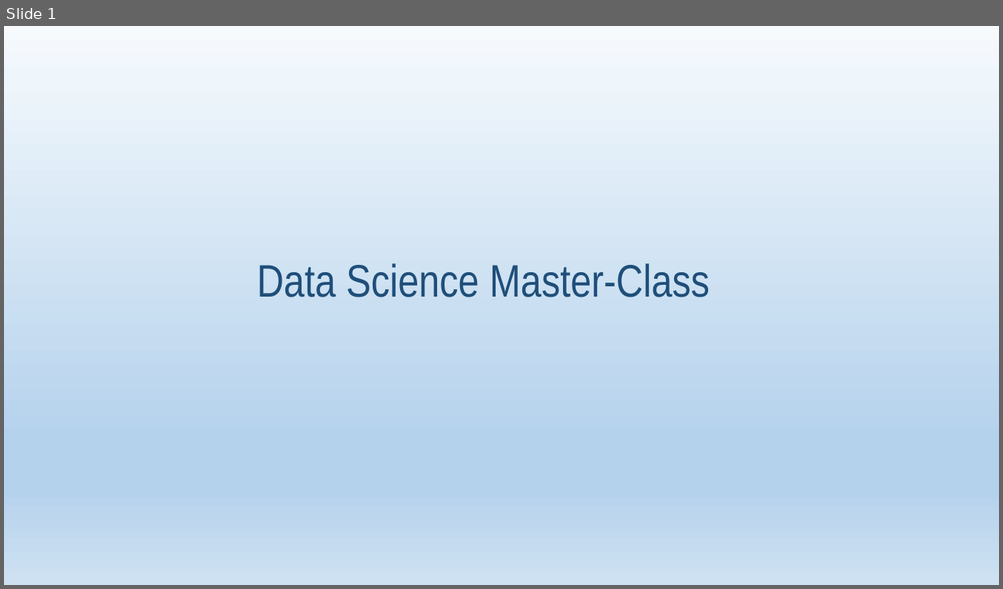
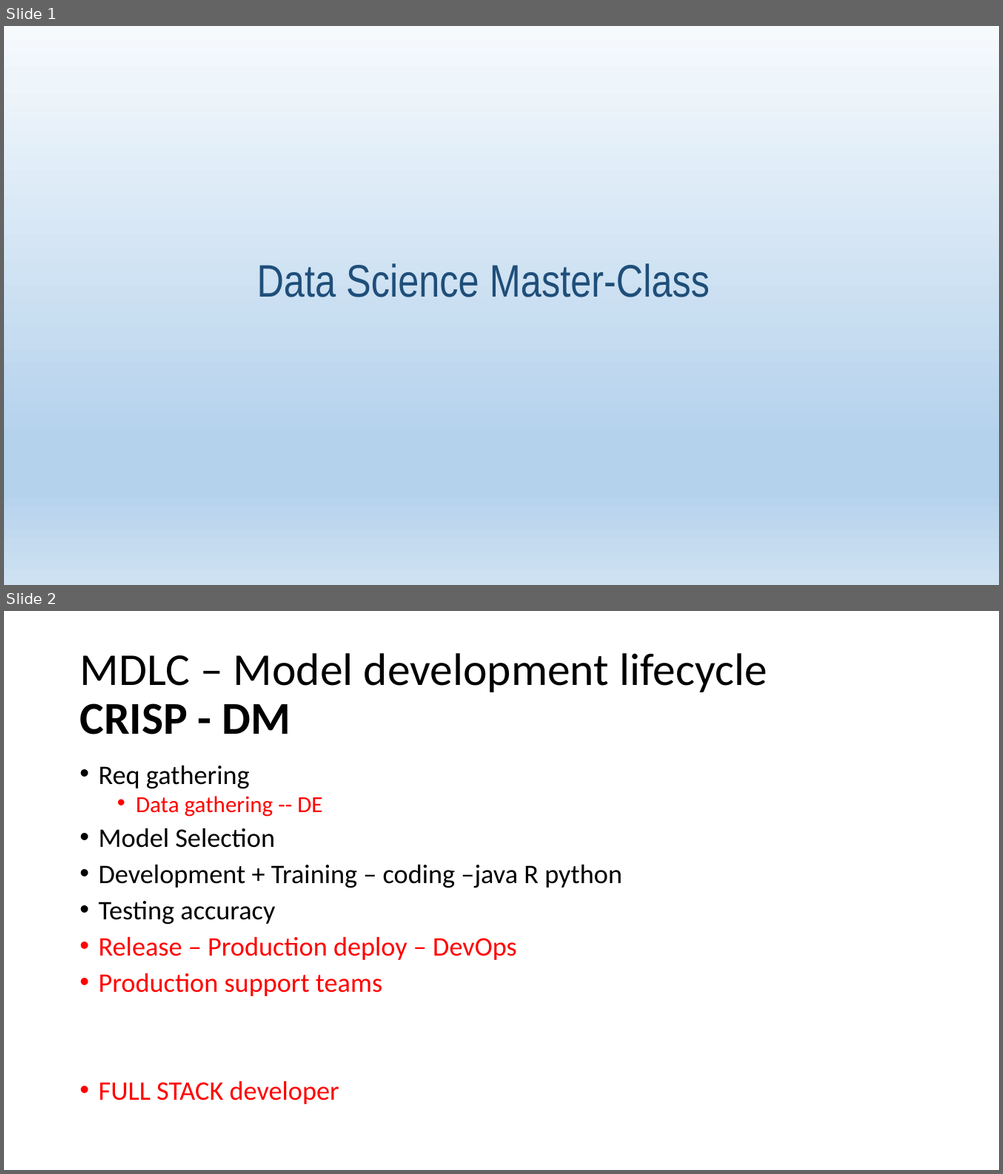
Before and after one commit to rktrojan/DataSciencePython, a slide deck: PPTs/ML.pptx. Shown one above the other, each under a label of ours: slide 1 before the commit, slides 1 and 2 after it. The pictures are 1003x589 and 1003x1174 pixels, drawn with LibreOffice and Linux fonts; fonts in the diff are those of the drawing. Boxes give left, top, right and bottom in pixels: in the first picture for what was removed or moved away, otherwise in the second. Text is boxed around its words. In the diff, an @@ line names an element or a change of style, - is before the commit and + after.

```diff
--- a/PPTs/ML.pptx
+++ b/PPTs/ML.pptx
@@ slide 2 added at bbox=[4, 611, 999, 1170], background #FFFFFF @@
@@ title added at bbox=[79, 653, 767, 735], 44 pt, text #000000 @@
+MDLC – Model development lifecycle
+CRISP - DM
@@ text added at bbox=[99, 765, 622, 1105], 25.9 pt, text #FF0000 @@
+• Req gathering
+  • Data gathering -- DE
+• Model Selection
+• Development + Training – coding –java R python
+• Testing accuracy
+• Release – Production deploy – DevOps
+• Production support teams
+• FULL STACK developer
```
Also in this commit, not shown: 3 slides changed, 6 other slides added, 3 other files.
